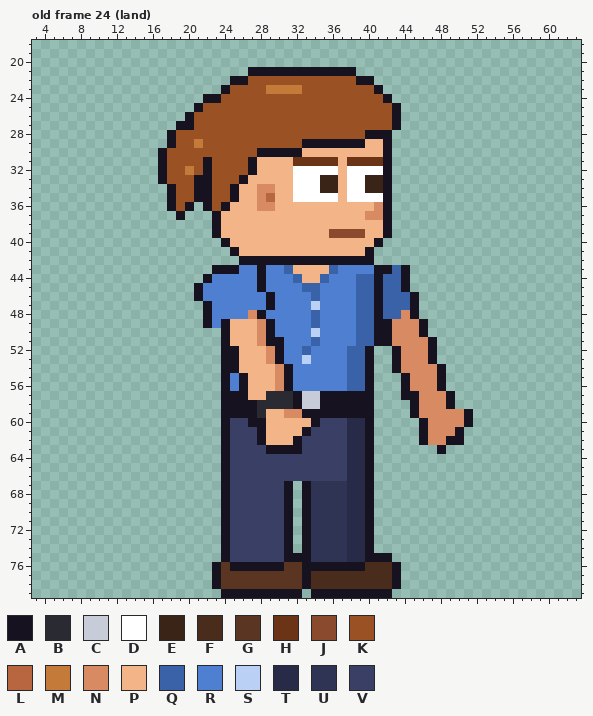
Edited in one commit: pixel-art file (sprites/custom/custom_intern_ponytail_right_anim.aseprite). The picture above was drawn from the file before the commit.
64x80 pixels, 123 frames. Colours within 5 levels of each other are drawn and written as one. Shown: old frame 24 (land): x 3..63, y 18..79. The commit also changed other frames, which this record leaves out.
Visible layers, top first: "Arm Top", "Hair", "Face", "Watch", "Near Arm", "Collar", "Belt", "Shirt", "Body", "Back Arm", "Pants", "Shoes".
Palette (. is transparent): A #17121f  B #2a2a33  C #c8ccd8  D #ffffff  E #3a2418  F #4a2c1c  G #5a3522  H #6b3416  J #8a4a2e  K #9a5124  L #b8663f  M #c47a38  N #d88a62  P #f3b488  Q #3a62a8  R #4f7fd0  S #bbd0f5  T #272b48  U #2f3354  V #3a3f66
Pixels before, old frame 24 (land) (only the part around the change), first column x 3:
18 .........................................................
19 .........................................................
20 .........................................................
21 ........................AAAAAAAAAAAA.....................
22 ......................AAKKKKKKKKKKKKAA...................
23 .....................AKKKKMMMMKKKKKKKKA..................
24 ...................AAKKKKKKKKKKKKKKKKKKA.................
25 ..................AKKKKKKKKKKKKKKKKKKKKKA................
26 .................AKKKKKKKKKKKKKKKKKKKKKKA................
27 ................AAKKKKKKKKKKKKKKKKKKKKKKA................
28 ...............AKKKKKKKKKKKKKKKKKKKKKAAA.................
29 ...............AKKMKKKKKKKKKKKAAAAAAAPPA.................
30 ..............AKKKKKKKKKKAAAAAPPPPPPPPPA.................
31 ..............AKKKKAKKKKAPPPPHHHHHPHHHHA.................
32 ..............AKKMKAKKKKAPPPPDDDDDPDDDDA.................
33 ..............AKKKAAKKKAPPPPPDDDEEPDDEEA.................
34 ...............AKKAAKKAPPNNPPDDDEEPDDEEA.................
35 ...............AKKAAKKAPPNLPPDDDDDPDDDDA.................
36 ...............AKA.AKAPPPNNPPPPPPPPPPPNA.................
37 ................A...APPPPPPPPPPPPPPPPNNA.................
38 ....................APPPPPPPPPPPPPPPPPPA.................
39 ....................APPPPPPPPPPPPJJJJPPA.................
40 .....................APPPPPPPPPPPPPPPPA..................
41 ......................APPPPPPPPPPPPPPA...................
42 .......................AAAAAAAAAAAAAAA...................
43 ....................AAARRARRQPPPPQRRRRAAQA...............
44 ...................ARRRRRARRRQPPQRRRQQAQQA...............
45 ..................ARRRRRRARRRRQQRRRRQQAQQA...............
46 ..................ARRRRRRRARRRRQRRRRQQAQQQA..............
47 ...................ARRRRRRARRRRSRRRRQQAQQQA..............
48 ...................ARRRRNARRRRRQRRRRQQAQQNA..............
49 ...................ARAPPPNARRRRQRRRRQQAANNNA.............
50 .....................APPPNARRRRSRRRRQQAANNNA.............
51 .....................APPPNAARRRQRRRRQQAANNNNA............
52 .....................AAPPPNARRQRRRRQQA..ANNNA............
53 .....................AAPPPNARRSRRRRQQA..ANNNA............
54 .....................AAPPPPNARRRRRRQQA..ANNNNA...........
55 .....................ARAPPPNARRRRRRQQA...ANNNA...........
56 .....................ARAPPPNARRRRRRQQA...ANNNA...........
57 .....................AAAPPBBBACCAAAAAA...AANNNA..........
58 .....................AAAABBBBACCAAAAAA....ANNNA..........
59 .....................AAAABPPNNAAAAAAAA....ANNNNNA........
60 .....................AVVAAPPPPPAVVVTTA.....ANNNNA........
61 .....................AVVVAPPPPAVVVVTTA.....ANNNA.........
62 .....................AVVVAPPPAVVVVVTTA.....ANNAA.........
63 .....................AVVVVAAAAVVVVVTTA.......A...........
64 .....................AVVVVVVVVVVVVVTTA...................
65 .....................AVVVVVVVVVVVVVTTA...................
66 .....................AVVVVVVVVVVVVVTTA...................
67 .....................AVVVVVVA.AUUUUTTA...................
68 .....................AVVVVVVA.AUUUUTTA...................
69 .....................AVVVVVVA.AUUUUTTA...................
70 .....................AVVVVVVA.AUUUUTTA...................
The same view after the edit:
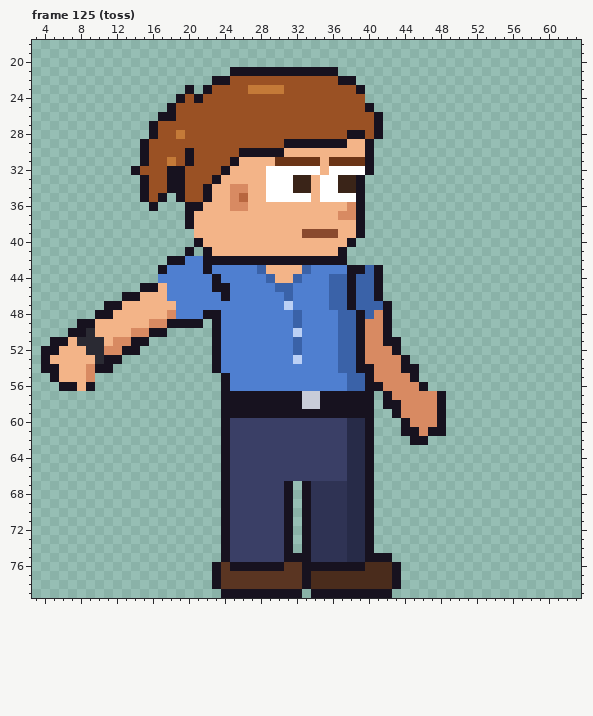
A new or re-ordered frame is compared with the old frame closest to it.
Diff:
frames 123 -> 129
Changed rows in their new state; - is an unchanged pixel.
Frame 125 (toss) is new; against old frame 24 (land):
first column x 4:
21 ---------------------AA----------..-------------
22 -------------------AAKK----------AA..-----------
23 ----------------A-AKK--MM--KK------A..----------
24 ---------------AKAKK----------------...---------
25 --------------AKKK------------------A...--------
26 -------------AAKK--------------------A..--------
27 ------------AKKKK--------------------A..--------
28 ------------AKKM------------------AAK-.---------
29 -----------AKKK--K---------AA-----PPA..---------
30 -----------AKK--A-----AA---PP-------A..---------
31 -----------AKKM-A-K--APP--HH---P-H--A..---------
32 ----------AKKKAAK-K-APPP-DDD---P-D--A..---------
33 -----------AKKAA-KKAPPP--DDDEEPDDEEA...---------
34 -----------AKK-A-K-PPNN-PDDDEEPDDEEA...---------
35 -----------AKA.A-K-PPNL-PDDD--P--D-A...---------
36 ------------A-..-APPPNN-PP--------NA...---------
37 ---------------.APPP-------------NNA...---------
38 ----------------APPP---------------A...---------
39 -----------------PPP---------JJJ-PPA...---------
40 -----------------APPP-------------A...----------
41 ----------------A-APPP-----------A...-----------
42 --------------AARRAAAA------------...-----------
43 -------------ARRRRARRR--QPPP-QRRR-AAQ-...-------
44 -------------RRRRRRA----RQPP-RRRQQA---...-------
45 -----------AAPRRRR-AA---R-QQ-RR-QQA---...-------
46 ---------AAPPPRRRR--A----R-Q--R-QQA---....------
47 -------AAPPPPPPRRRR------R-S--R-QQA--QA...------
48 ------AAPPPPPPNRRR-A---RR---Q-R--QQA-NA...------
49 ----AAPPPPPPNNAAAA.ARRRRRR--Q-R--QQANN-....-----
50 ---AABPPPPNNAA-----ARRRRRR--S-R--QQANN-....-----
51 -AAPBBBPNNAA-------ARRRRRRR-Q-R--QQANN-A....----
52 AAPPPBBNNAA--------ARRRRRRR-QR---Q-ANNN-....----
53 APPPPPBAA----------ARRRRRRR-SR---Q-ANNNNA...----
54 AAPPPNAA-----------ARRRRRRRR-----Q-A-NNNAA...---
55 -APPPN----------------RRRRRR---------NNNNA...---
56 --AAPA----------------RRRRRR---------ANNN-A..---
57 -----------------------AAAAA----------ANNN--A.--
58 ------------------------AAAA----------AANN--A.--
59 ------------------------AAAAA----------ANN--A...
60 -----------------------VVVVVVVV---------ANN-A...
61 ------------------------VVVVVV----------AANAA..-
62 ------------------------VVVVV------------A-....-
63 -------------------------VVVV---------------.---
